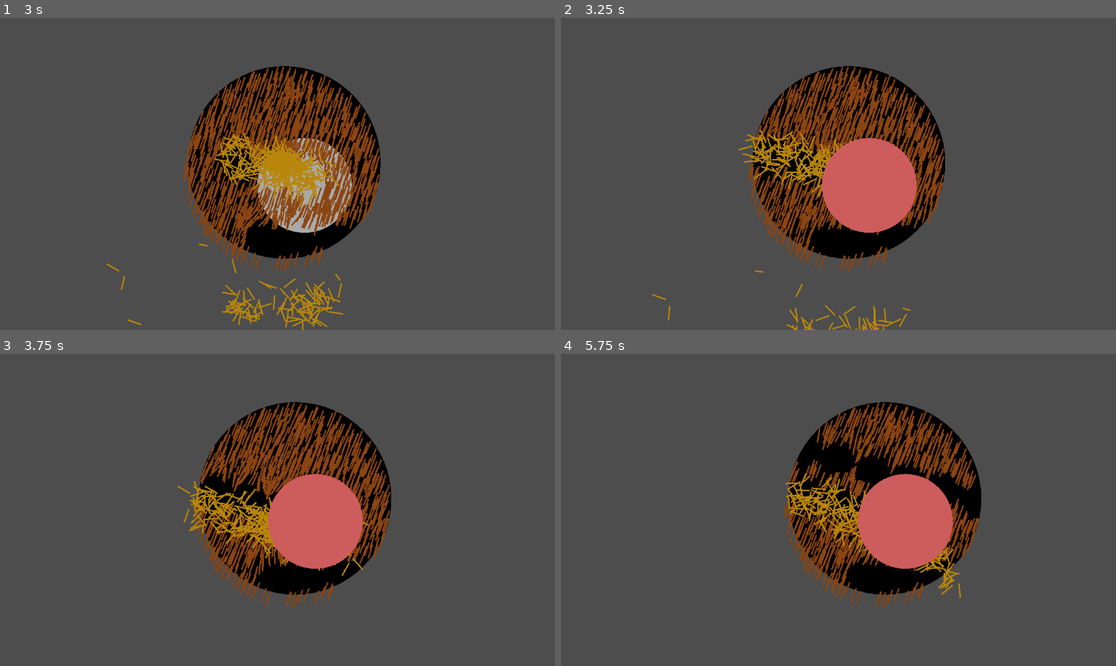
Above: before the commit, frames 1-4 (two rows, left to right).
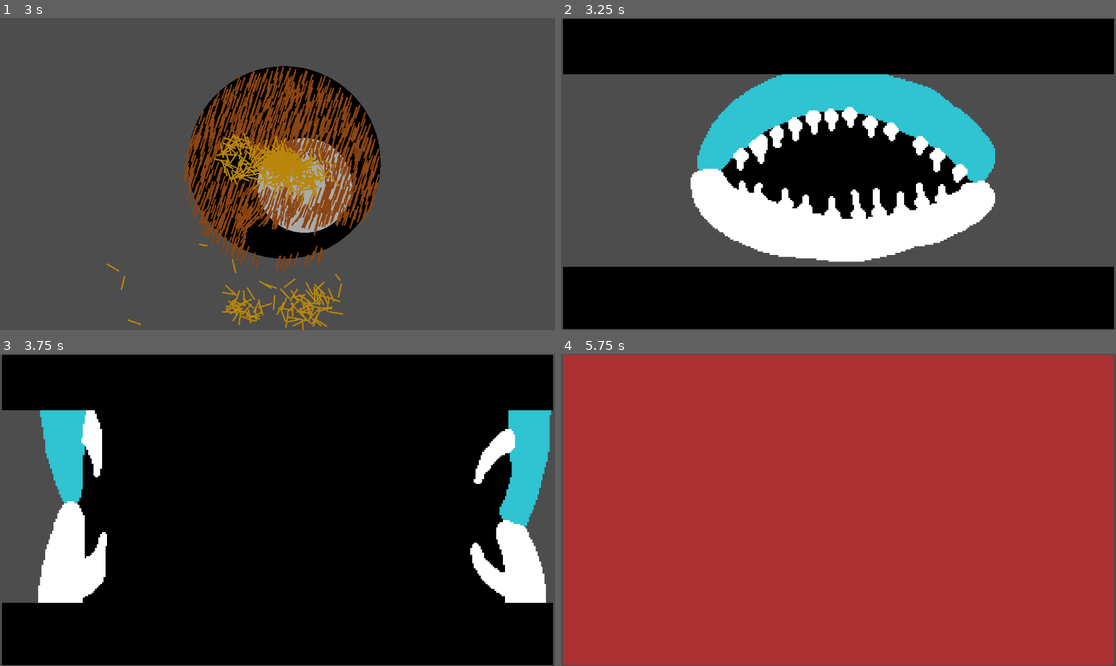
Above: after the commit, the same moments.

Repository: jkopano/barber-fish-barber-shop
Game: Godot game, scene res://src/scenes/barber/barber-main.tscn
Two runs of this game, one before a commit and one after it. Both use one fixed random seed, a clock stepped at 60 frames per second and the inputs below. This scene is started directly instead of the project's main scene.
Inputs (mouse positions are in pixels of both pictures, inside the frame that each line leads up to):
- Up to frame 1 (3 s): move the mouse to (249, 236) at 0.52 s; hold W (UP) 0.53-1.25 s; click (249, 236) at 0.67 s; drag from (444, 220) to (249, 236) at 1.27 s; move the mouse to (111, 127) at 2.02 s; hold Left (LEFT) 2.03-2.75 s; drag from (305, 174) to (111, 127) at 2.77 s
- Up to frame 2 (3.25 s): no input
- Up to frame 3 (3.75 s): move the mouse to (194, 432) at 3.52 s; hold S (DOWN) from 3.53 s (still down)
- Up to frame 4 (5.75 s): release S (DOWN) at 4.25 s; drag from (960, 494) to (755, 432) at 4.27 s; move the mouse to (727, 525) at 5.02 s; hold W (UP) from 5.03 s (still down); click (727, 525) at 5.17 s

Frame 1 is identical in both runs. In frame 2, 63% of the frame differs, in the area x 0-100%, y 0-100%; in frame 3, 87%; in frame 4, 99%.

Commit message:
added redirection to death scene from barber

Diff:
--- a/src/scenes/barber/hair.gd
+++ b/src/scenes/barber/hair.gd
@@ -170,6 +170,8 @@
 		elif inside_ratio < 0.5:
 			show_green = false
 			show_red = true
+			var death_scene = preload("res://src/scenes/death/death.tscn")
+			get_tree().change_scene_to_packed(death_scene)
 		else:
 			show_green = false
 			show_red = false
